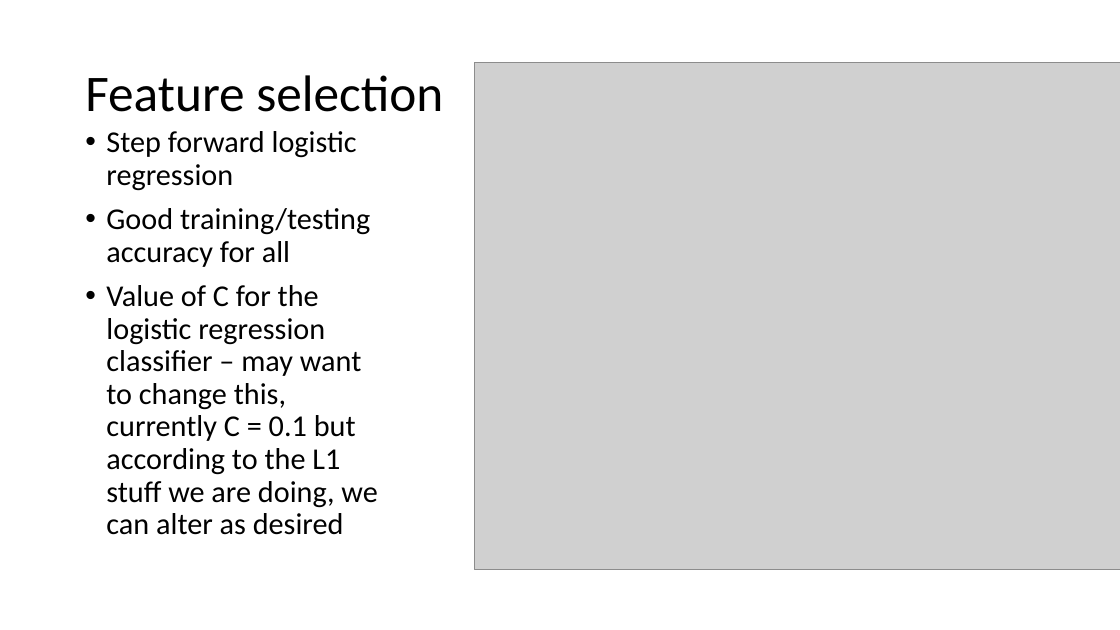
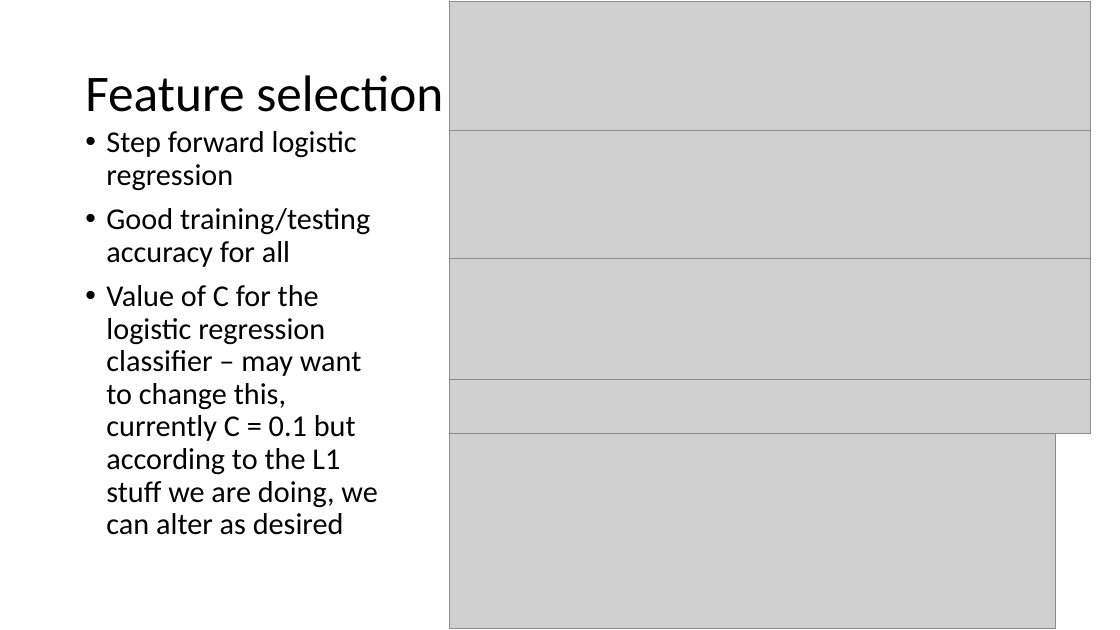
Before and after one commit to McGrathWormStuff/Image_Processing, a slide deck: slide 14 of Image Processing Presentation.pptx. Drawn at 1120x630 pixels with LibreOffice and Linux fonts; fonts in the diff are those of the drawing; grey boxes stand for pictures. Boxes give left, top, right and bottom in pixels: in the first picture for what was removed or moved away, otherwise in the second. Text is boxed around its words. In the diff, an @@ line names an element or a change of style, - is before the commit and + after.

```diff
--- a/Image Processing Presentation.pptx
+++ b/Image Processing Presentation.pptx
@@ picture added at [450, 1, 1091, 130] @@
@@ picture removed at [474, 62, 1120, 570] @@
@@ picture added at [450, 129, 1091, 259] @@
@@ picture added at [450, 258, 1091, 388] @@
@@ picture added at [450, 379, 1091, 434] @@
@@ picture added at [450, 434, 1055, 628] @@
```
Also in this commit, not shown: 5 other slides changed, 8 slides added, 4 slides removed.
